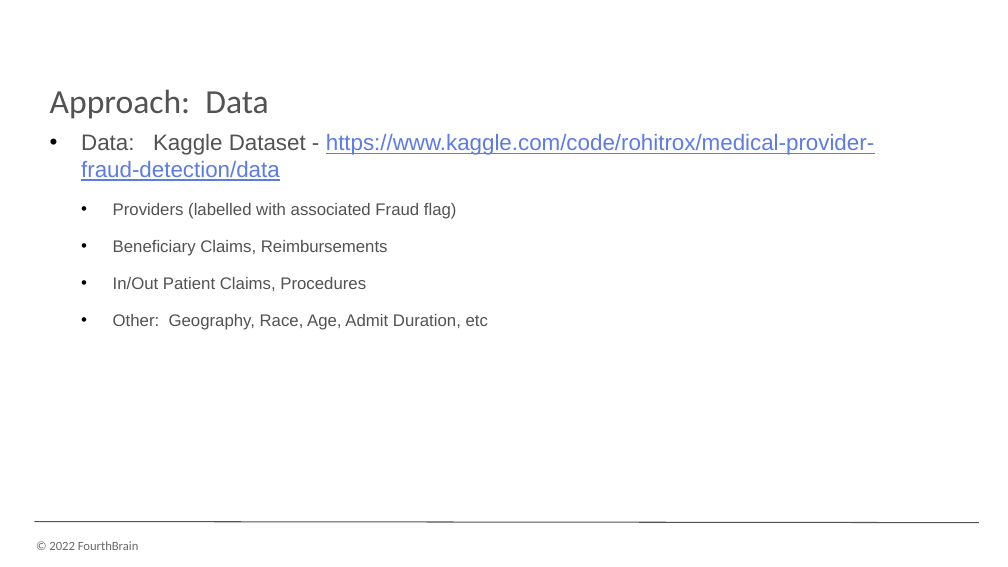
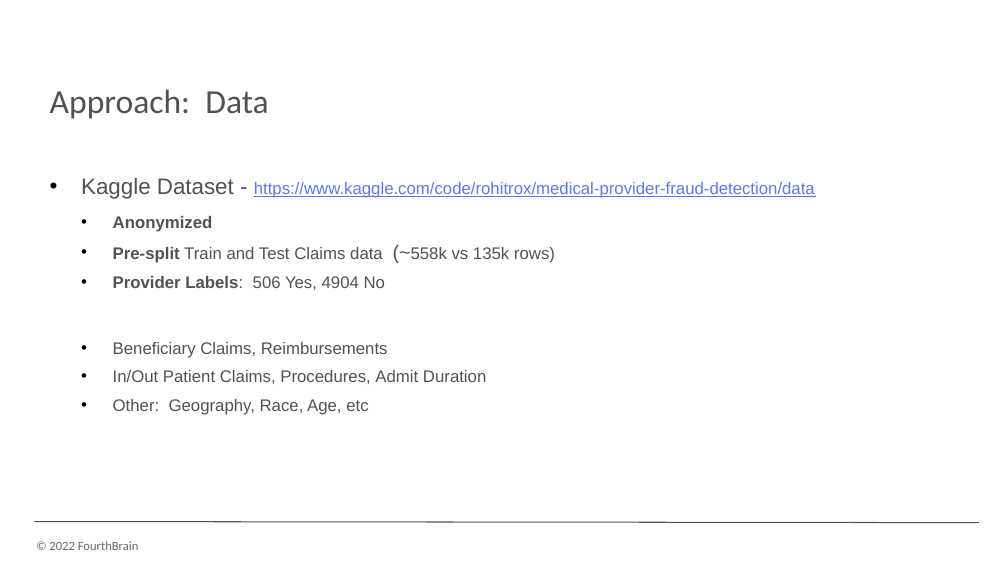
Before and after one commit to monika0603/MLE10-Capstone-Project, a slide deck: slide 10 of docs/presentation/CapstonePreso_HealthcareAnomaly.pptx (slide 9 before the commit). Drawn at 1008x567 pixels with LibreOffice and Linux fonts; fonts in the diff are those of the drawing; background and template pictures are left out. Boxes give left, top, right and bottom in pixels: in the first picture for what was removed or moved away, otherwise in the second. Text is boxed around its words. In the diff, an @@ line names an element or a change of style, - is before the commit and + after.

```diff
--- a/docs/presentation/CapstonePreso_HealthcareAnomaly.pptx
+++ b/docs/presentation/CapstonePreso_HealthcareAnomaly.pptx
@@ text at <box>81,178,815,290</box>: text changed; size 16 to 12 pt; text colour #5C7BE6 to #525252 @@
-• Data: Kaggle Dataset - https://www.kaggle.com/code/rohitrox/medical-provider-fraud-detection/data
-• Providers (labelled with associated Fraud flag)
+• Kaggle Dataset - https://www.kaggle.com/code/rohitrox/medical-provider-fraud-detection/data
+• Anonymized
+• Pre-split Train and Test Claims data (~558k vs 135k rows)
+• Provider Labels: 506 Yes, 4904 No
@@ text at <box>113,342,388,358</box>: less space between paragraphs @@
@@ text at <box>113,370,486,415</box>: text changed @@
-• In/Out Patient Claims, Procedures
-• Other: Geography, Race, Age, Admit Duration, etc
+• In/Out Patient Claims, Procedures, Admit Duration
+• Other: Geography, Race, Age, etc
```
Also in this commit, not shown: 11 other slides changed, 3 slides added.
